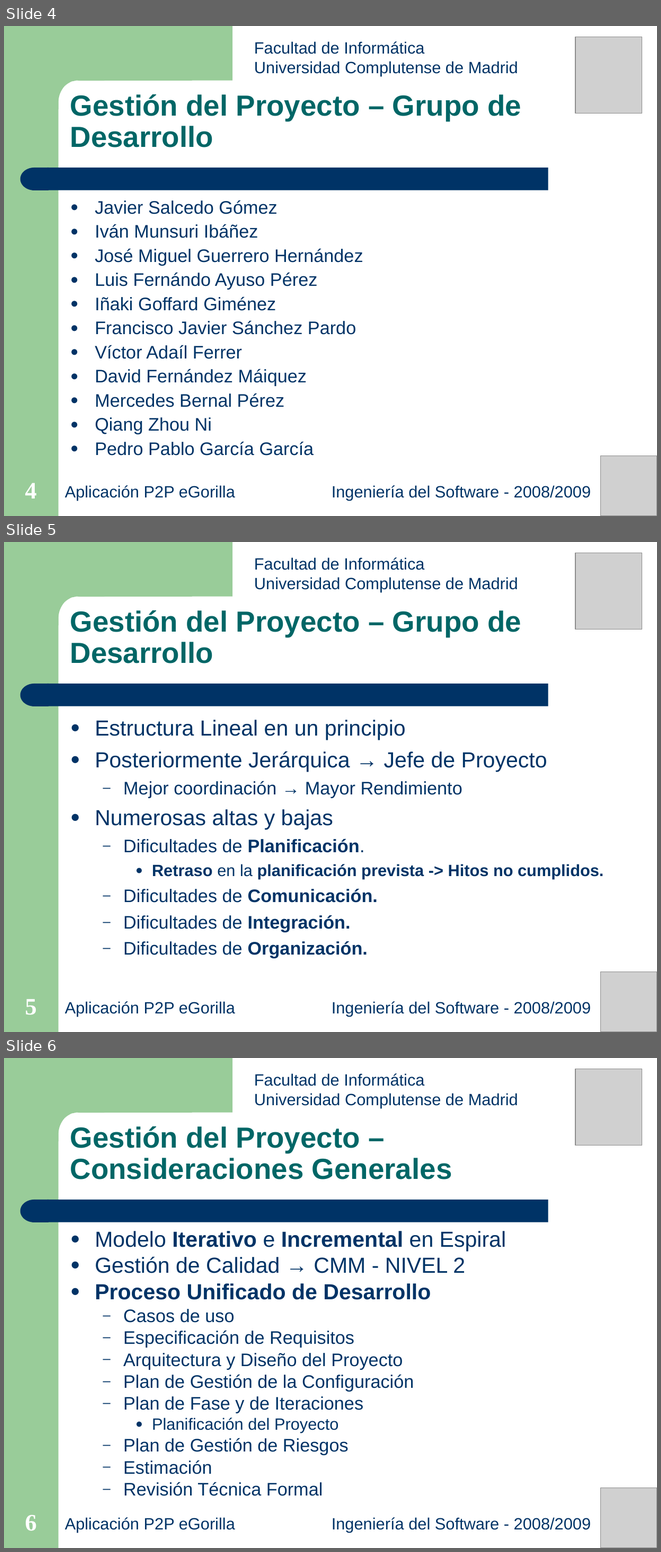
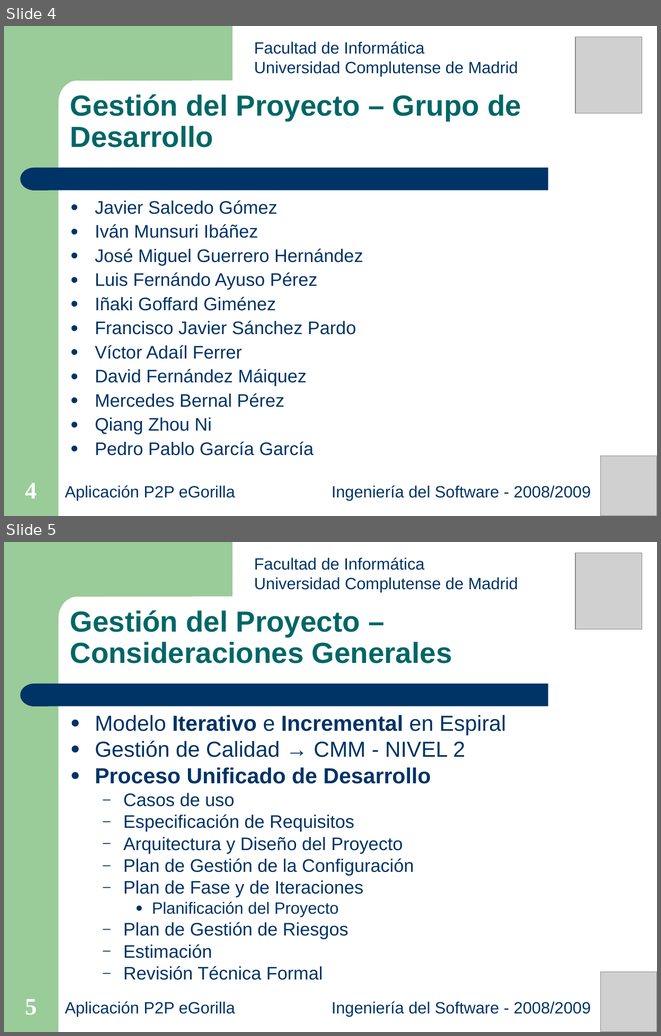
Before and after one commit to salcedonia/egorilla-software-engineering-2008-2009, a slide deck: doc/presentaciones/Presentacion_27-05-2009.ppt. Shown one above the other, each under a label of ours: slides 4, 5 and 6 before the commit, slides 4 and 5 after it. The pictures are 661x1552 and 661x1036 pixels, drawn with LibreOffice and Linux fonts; fonts in the diff are those of the drawing; grey boxes stand for pictures. Boxes give left, top, right and bottom in pixels: in the first picture for what was removed or moved away, otherwise in the second. Text is boxed around its words. In the diff, an @@ line names an element or a change of style, - is before the commit and + after.

```diff
--- a/doc/presentaciones/Presentacion_27-05-2009.ppt
+++ b/doc/presentaciones/Presentacion_27-05-2009.ppt
@@ slide 5 removed at [4,542,657,1032], background #FFFFFF; not listed: 4 template elements that a slide beside it also shows @@
@@ text removed at [254,557,518,592] @@
-Facultad de Informática
-Universidad Complutense de Madrid
@@ picture removed at [575,553,642,629] @@
@@ text removed at [70,610,521,663] @@
-Gestión del Proyecto – Grupo de Desarrollo
@@ text removed at [95,720,603,958] @@
-● Estructura Lineal en un principio
-● Posteriormente Jerárquica → Jefe de Proyecto
-  – Mejor coordinación → Mayor Rendimiento
-● Numerosas altas y bajas
-  – Dificultades de Planificación.
-    ● Retraso en la planificación prevista -> Hitos no cumplidos.
-  – Dificultades de Comunicación.
-  – Dificultades de Integración.
-  – Dificultades de Organización.
@@ picture removed at [600,972,657,1032] @@
@@ page number removed at [25,999,37,1015] @@
-5
@@ text removed at [65,1001,235,1016] @@
-Aplicación P2P eGorilla
@@ text removed at [332,1001,591,1016] @@
-Ingeniería del Software - 2008/2009
@@ what was slide 6 is now slide 5 @@
@@ page number at [25,999,37,1015]: text changed @@
-6
+5
```
Also in this commit, not shown: 3 slides changed.
